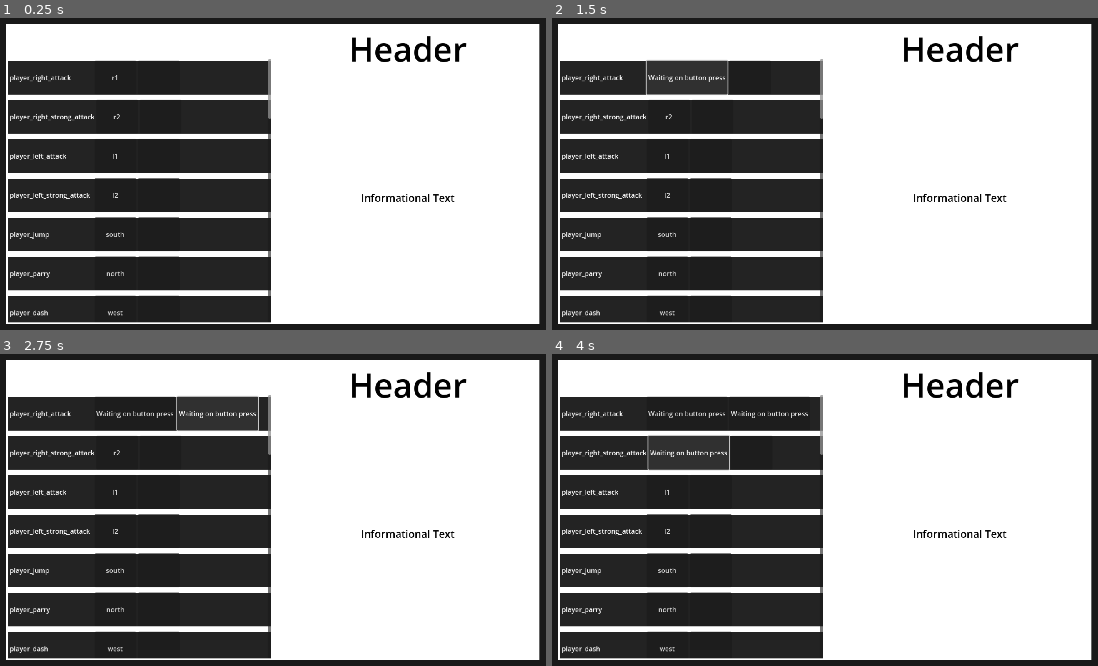
Above: before the commit, frames 1-4 (two rows, left to right).
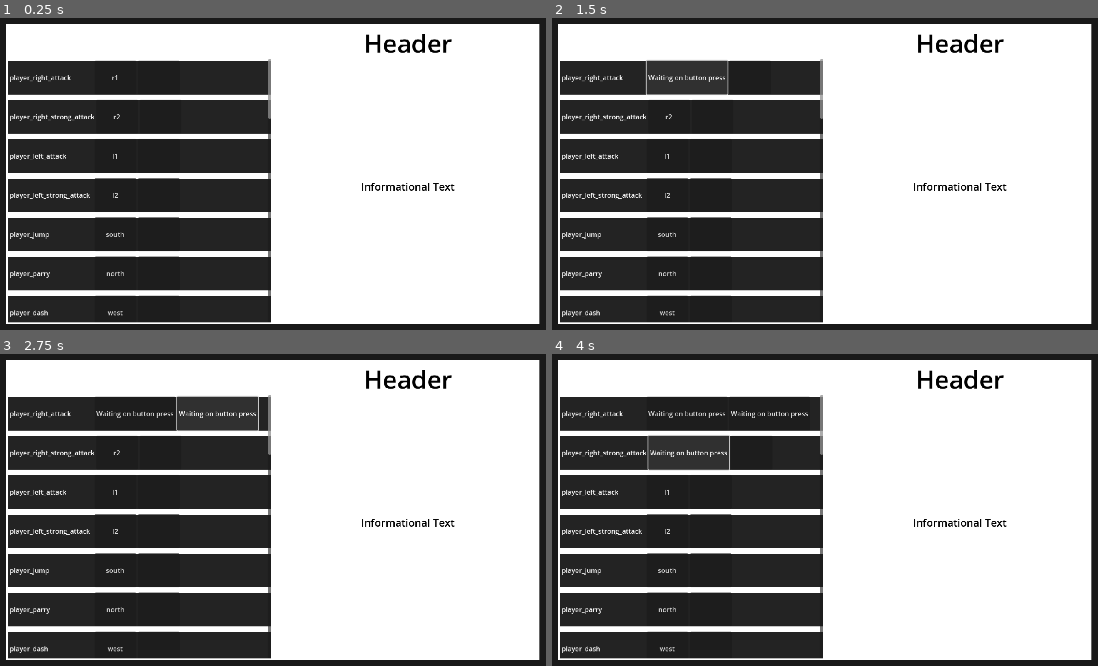
Above: after the commit, the same moments.

Repository: Ki11erRabbit/roguelike-mmo
Game: Godot game, scene res://Menus/MainMenu/Setttings/settings_menu.tscn
Same seed, same stepped clock (60 frames per second), same inputs: the game is played once before the commit and once after it. This scene is started directly instead of the project's main scene.
Inputs (mouse positions are in pixels of both pictures, inside the frame that each line leads up to):
- Up to frame 1 (0.25 s): no input
- Up to frame 2 (1.5 s): click "r1" at 0.5 s; click "Waiting on button press" at 1.25 s
- Up to frame 3 (2.75 s): click (196, 413) at 2.02 s
- Up to frame 4 (4 s): click "Waiting on button press" at 2.75 s; click "r2" at 3.5 s

The runs differ from the first frame. In frame 1, 1.3% of the frame differs, in the area x 64-86%, y 5-59%; in frame 2, 1.3%; in frame 3, 1.3%; in frame 4, 1.3%.

Commit message:
added way to display settings item description and header

Diff:
--- a/Menus/MainMenu/Setttings/settings_card.gd
+++ b/Menus/MainMenu/Setttings/settings_card.gd
@@ -7,36 +7,57 @@
 var items: Array = []
 var current_item: int = -1
 var added_children: bool = false
+var current_child_selection: int = 0
+@onready
+var header = $InfoBox/Header
+@onready
+var description = $InfoBox/Description
+
 
 func initialize(items: Array):
 	self.items = items
 	print("creating")
 
-func select_next_item():
+func select_next_item() -> int:
 	if current_item < 0:
 		current_item = item_container.get_children().size() - 1
-		return
+		display_current_items_text()
+		return current_item
 
 	current_item = (current_item + 1) % item_container.get_children().size()
-	item_container.get_children()[current_item].select_previous_item()
+	select_current_items_particular_item(current_child_selection)
+	display_current_items_text()
+	return current_item
 
-func select_previous_item():
+func select_previous_item() -> int:
 	if current_item < 0:
 		current_item = 0
-		return
+		display_current_items_text()
+		return current_item
 
 	current_item = (current_item - 1) % item_container.get_children().size()
-	item_container.get_children()[current_item].select_next_item()
+	select_current_items_particular_item(current_child_selection)
+	display_current_items_text()
+	return current_item
 
-func select_current_items_next_item():
-	item_container.get_children()[current_item].select_next_item()
+func select_current_items_next_item() -> int:
+	current_child_selection = item_container.get_children()[current_item].select_next_item()
+	return current_child_selection
 
 
-func select_current_items_previous_item():
-	item_container.get_children()[current_item].select_previous_item()
+func select_current_items_previous_item() -> int:
+	current_child_selection = item_container.get_children()[current_item].select_previous_item()
+	return current_child_selection
+
+func select_current_items_particular_item(index: int):
+	item_container.get_children()[current_item].select_particular_item(index)
 
 func activate_current_item():
 	item_container.get_children()[current_item].activate_current_item()
+
+func display_current_items_text():
+	header.text = item_container.get_child(current_item).header
+	description.text = item_container.get_child(current_item).description
 
 # Called when the node enters the scene tree for the first time.
 func _ready() -> void:
--- a/Menus/MainMenu/Setttings/settings_card.tscn
+++ b/Menus/MainMenu/Setttings/settings_card.tscn
@@ -45,7 +45,7 @@
 [node name="Header" type="Label" parent="InfoBox"]
 layout_mode = 2
 theme_override_colors/font_color = Color(0, 0, 0, 1)
-theme_override_font_sizes/font_size = 80
+theme_override_font_sizes/font_size = 60
 text = "Header"
 horizontal_alignment = 1
 
--- a/Menus/MainMenu/Setttings/settings_item.gd
+++ b/Menus/MainMenu/Setttings/settings_item.gd
@@ -25,21 +25,27 @@
 	self.items = items
 	self.skip_items = skip_items
 
-func select_next_item():
+func select_next_item() -> int:
 	if current_item < 0:
 		current_item = container.get_children().size() - 1
 	else:
 		current_item = (current_item + 1) % container.get_children().size()
 	skip_to_next_item(1)
 	container.get_child(current_item).grab_focus()
+	return current_item
 
-
-func select_previous_item():
+func select_previous_item() -> int:
 	if current_item < 0:
 		current_item = 0
 	else:
 		current_item = (current_item - 1) % container.get_children().size()
 	skip_to_next_item(-1)
+	container.get_child(current_item).grab_focus()
+	return current_item
+
+func select_particular_item(index: int):
+	current_item = index % container.get_child_count()
+	skip_to_next_item(1)
 	container.get_child(current_item).grab_focus()
 
 func skip_to_next_item(right: bool):
